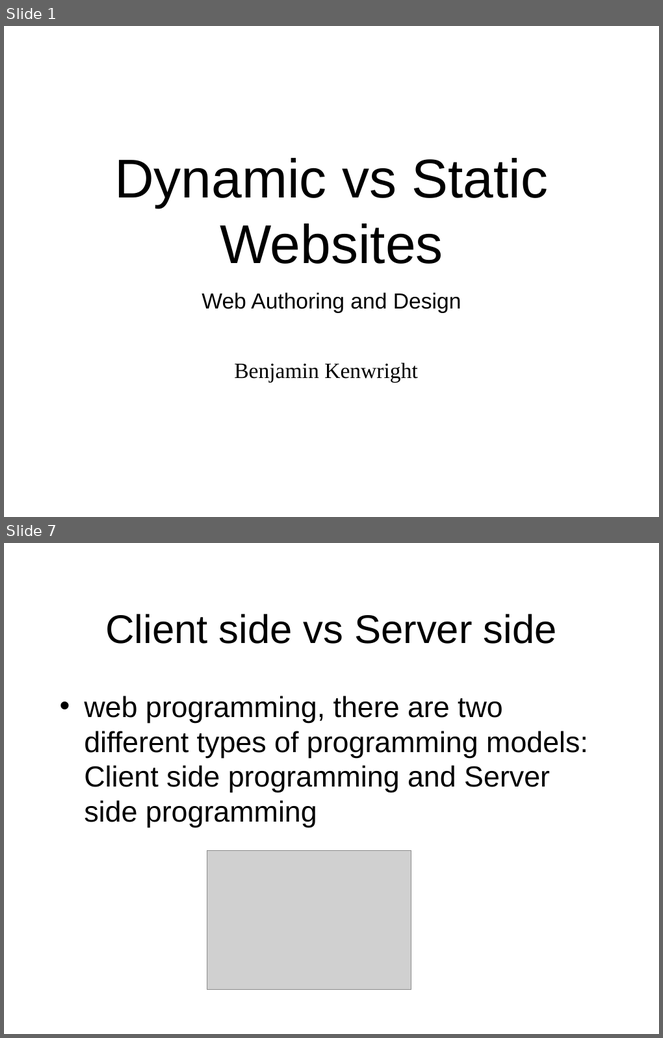
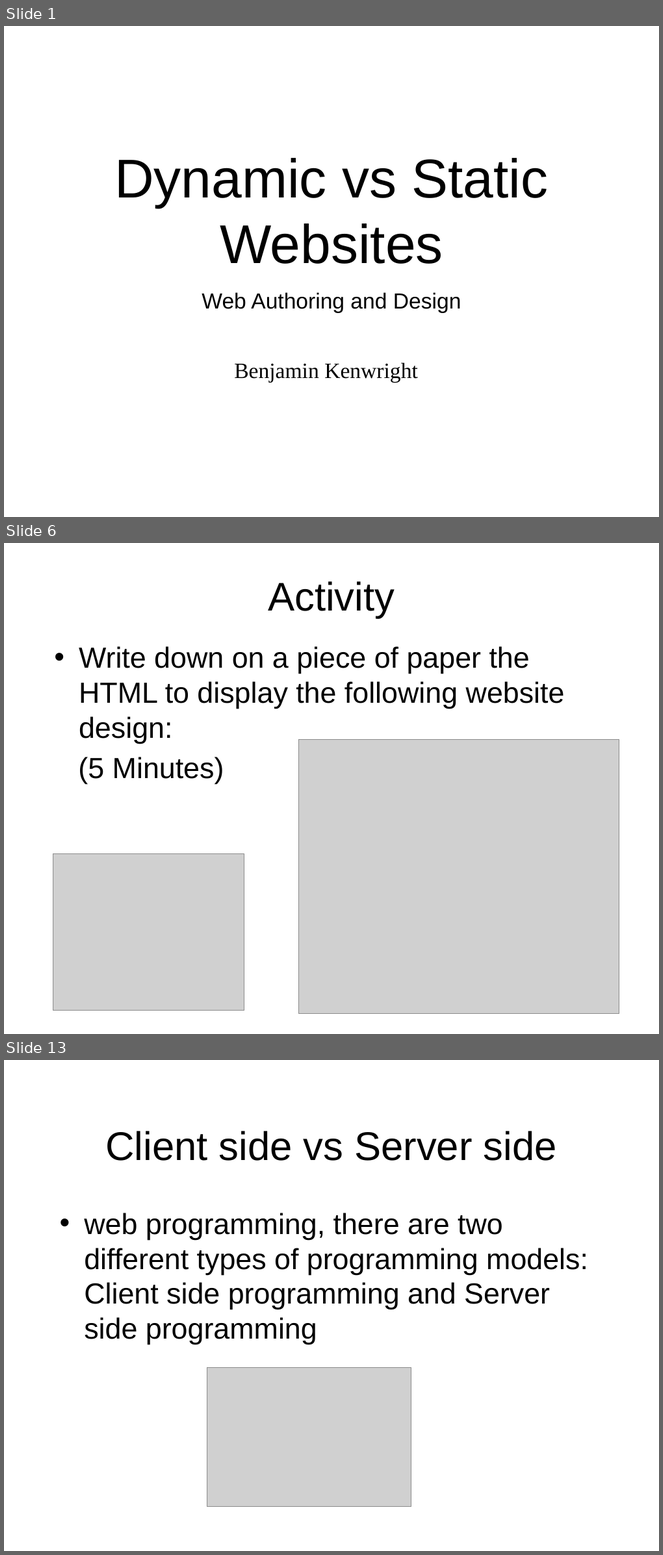
Before and after one commit to octaviordz/zjnu2017.github.io, a slide deck: WAD/lectures/080--Dynamic.vs.Static.Websites.pptx. Shown one above the other, each under a label of ours: slides 1 and 7 before the commit, slides 1, 6 and 13 after it; the slides between them are not shown. The pictures are 663x1038 and 663x1555 pixels, drawn with LibreOffice and Linux fonts; fonts in the diff are those of the drawing; grey boxes stand for pictures. Boxes give left, top, right and bottom in pixels: in the first picture for what was removed or moved away, otherwise in the second. Text is boxed around its words. In the diff, an @@ line names an element or a change of style, - is before the commit and + after.

```diff
--- a/WAD/lectures/080--Dynamic.vs.Static.Websites.pptx
+++ b/WAD/lectures/080--Dynamic.vs.Static.Websites.pptx
@@ slide 6 added at <box>4,543,659,1034</box>, background #FFFFFF @@
@@ title added at <box>268,581,395,618</box>, 44 pt, text #000000 @@
+Activity
@@ text added at <box>78,646,565,784</box>, 32 pt, text #000000 @@
+• Write down on a piece of paper the HTML to display the following website design:
+(5 Minutes)
@@ picture added at <box>299,739,620,1014</box> @@
@@ picture added at <box>53,854,244,1011</box> @@
@@ what was slide 7 is now slide 13 @@
```
Also in this commit, not shown: 5 slides changed, 5 other slides added.
